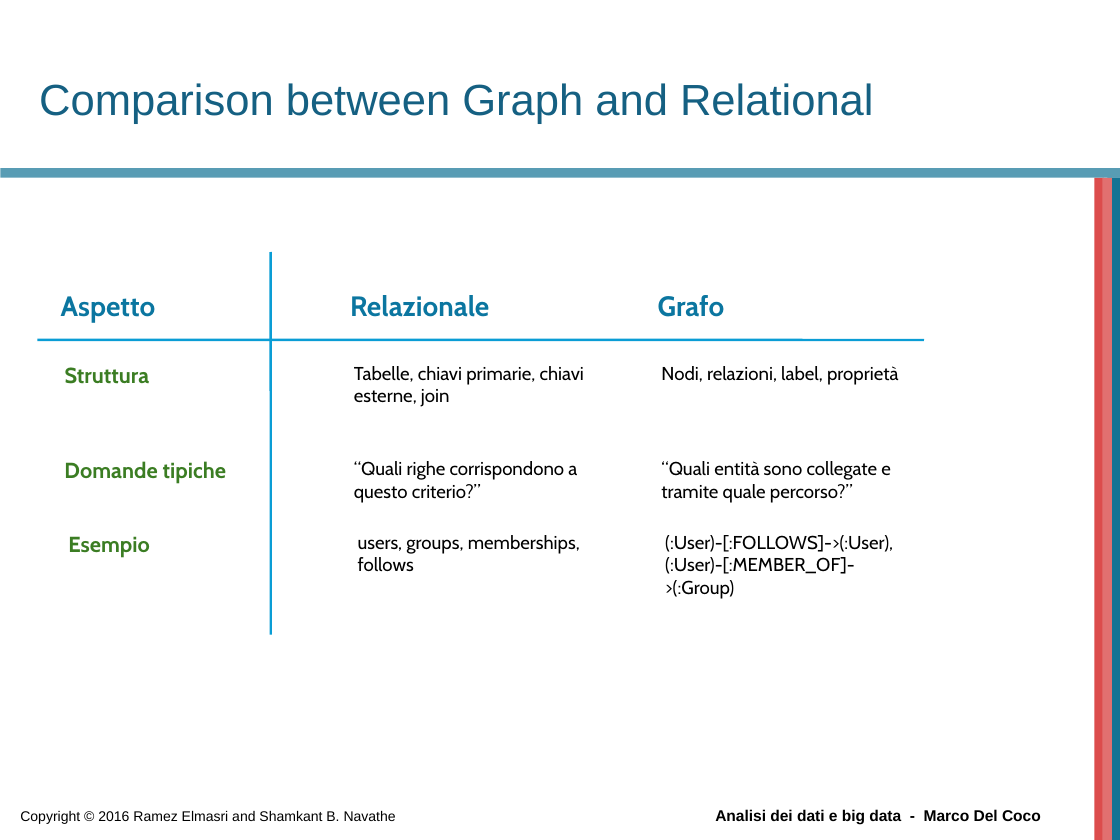
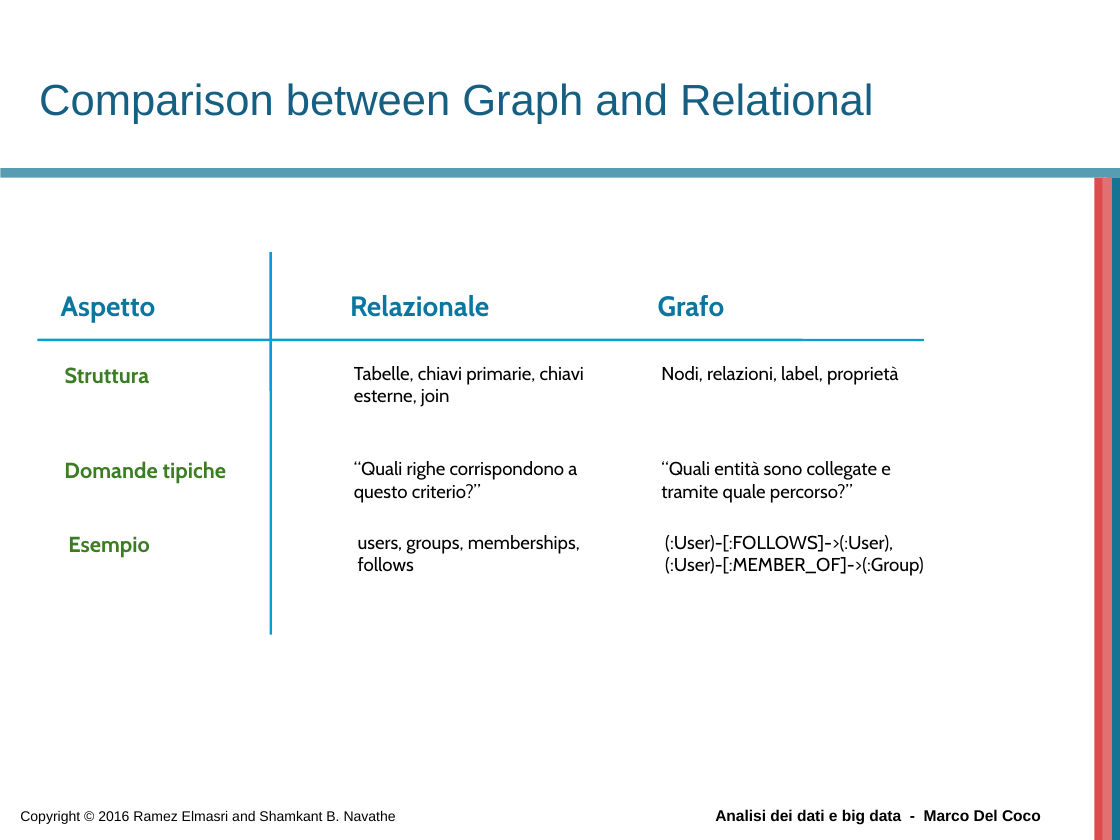
Before and after one commit to beppe2hd/AnalisiDati_BigData, a slide deck: slide 17 of materials/Chapter_GraphDB.ppt. Drawn at 1120x840 pixels with LibreOffice and Linux fonts; fonts in the diff are those of the drawing; background and template pictures are left out. Boxes give left, top, right and bottom in pixels: in the first picture for what was removed or moved away, otherwise in the second. Text is boxed around its words. In the diff, an @@ line names an element or a change of style, - is before the commit and + after.

```diff
--- a/materials/Chapter_GraphDB.ppt
+++ b/materials/Chapter_GraphDB.ppt
@@ rounded rectangle "(:User)-[:FOLLOWS]->(:User), (:User)-[:MEMBER_OF]->(:Group)" resized from (x1=634, y1=525, x2=930, y2=635) to (x1=634, y1=525, x2=970, y2=635) @@
```
Also in this commit, not shown: 2 other files.
